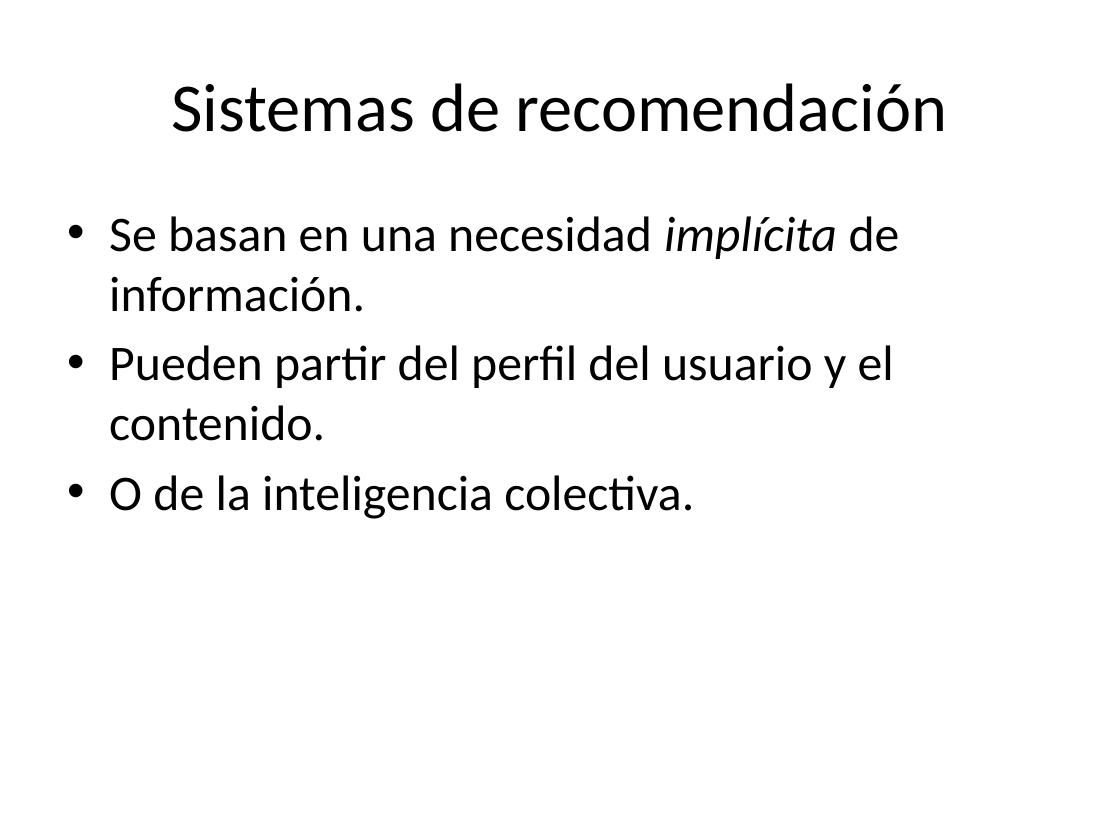
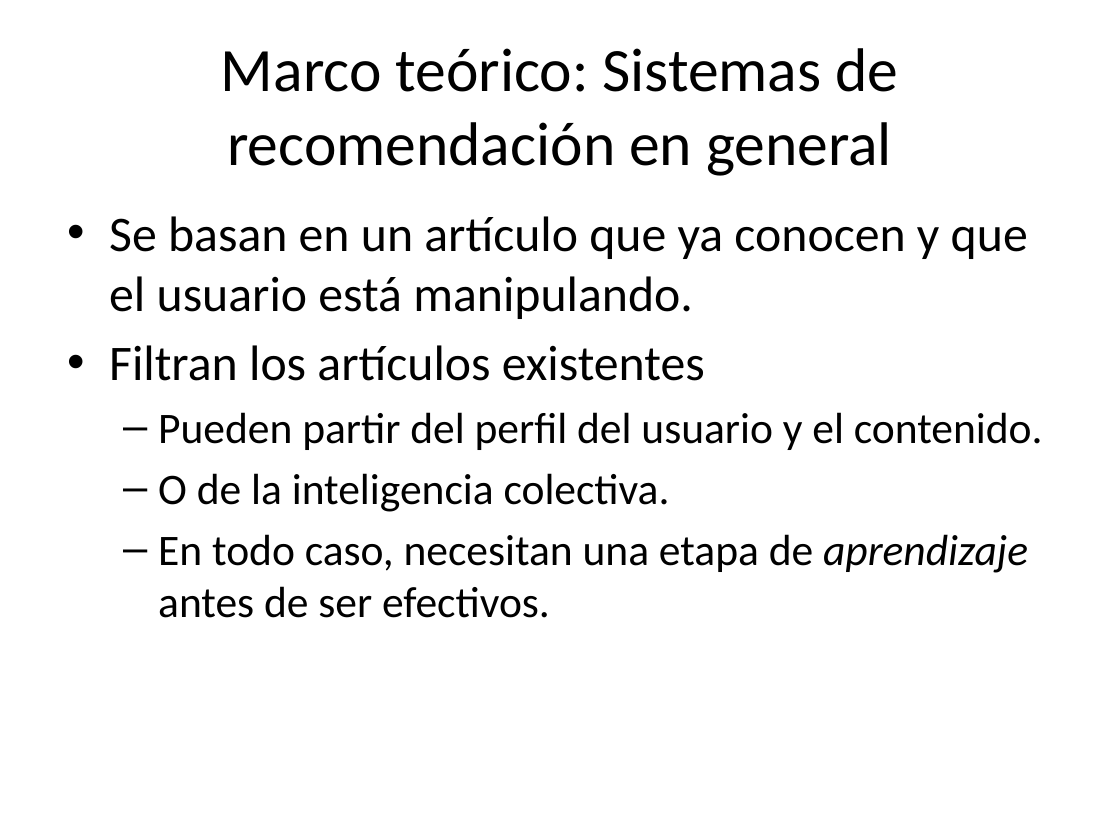
Before and after one commit to lfborjas/Lebrixen, a slide deck: slide 5 of Expo.pptx (slide 6 before the commit). Drawn at 1120x840 pixels with LibreOffice and Linux fonts; fonts in the diff are those of the drawing. Boxes give left, top, right and bottom in pixels: in the first picture for what was removed or moved away, otherwise in the second. Text is boxed around its words. In the diff, an @@ line names an element or a change of style, - is before the commit and + after.

```diff
--- a/Expo.pptx
+++ b/Expo.pptx
@@ title at <box>221,48,898,176</box>: text changed; size 44 to 39.6 pt @@
-Sistemas de recomendación
+Marco teórico: Sistemas de recomendación en general
@@ text at <box>109,216,1028,381</box>: text changed @@
-• Se basan en una necesidad implícita de información.
+• Se basan en un artículo que ya conocen y que el usuario está manipulando.
+• Filtran los artículos existentes
@@ text at <box>158,412,1043,512</box>: size 32 to 28 pt in "Pueden partir del perfil del usuario y ...", "O de la inteligencia colectiva."; bullet • to –; list level 1 to 2 in "Pueden partir del perfil del ..."; list level 1 to 2 in "O de la inteligencia colectiva." @@
@@ text at <box>158,534,1028,618</box>: paragraph added @@
+  – En todo caso, necesitan una etapa de aprendizaje antes de ser efectivos.
```
Also in this commit, not shown: 4 other slides changed, 11 slides added, 2 slides removed.
